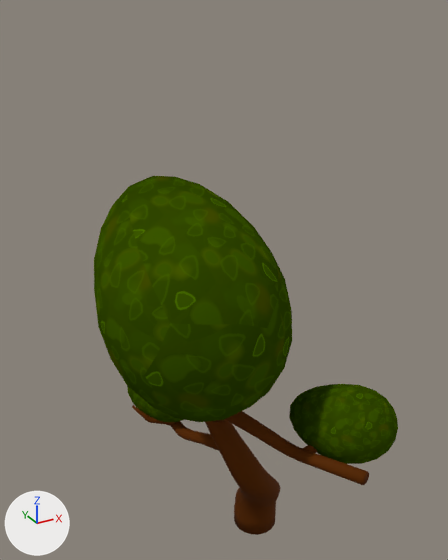
Before and after pictures for a commit that changed the Blender file Models/Tree.blend.
Rendered twice from a 50 mm camera at (-35.3, -55.4, 63.8) aimed at (6.0, 19.7, 26.2). Arrows for +X, +Y and +Z are at lower left; the lights stay in place.
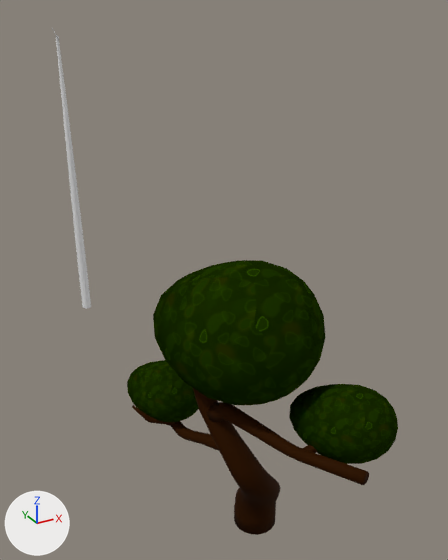
Commit message: Worked more on the tree

The change, as a list of edits to the scene's bpy script:
```text
Change mat_material_002:
    mat_material_002.base_color: (0.102, 0.0257, 0.00193) -> (0.0298, 0.00791, 0.0)  # brown #5a2c06 -> brown #301600
Change mat_material_001:
    where n3 = _N.new('ShaderNodeHueSaturation'); n3.name = 'Hue Saturation Value'
    add n3.inputs[2].default_value = 0.8  # 'Value'
    add n4 = _N.new('ShaderNodeGamma'); n4.name = 'Gamma'
    add n4.inputs[1].default_value = 1.3  # 'Gamma'
    where n0 = _N.new('ShaderNodeBsdfPrincipled'); n0.name = 'Principled BSDF'
    remove _L.new(n3.outputs[0], n0.inputs[0])  # 'Color' to 'Base Color'
    add _L.new(n3.outputs[0], n4.inputs[0])  # 'Color' to 'Color'
    add _L.new(n4.outputs[0], n0.inputs[0])  # 'Color' to 'Base Color'
Add me_cylinder_001:
    me_cylinder_001.from_pydata(...)  # 704 vertices, 644 faces; spans x -1.4..1.0, y -0.7..3.0, z -1.0..60.2
Change ob_icosphere_000:
    ob_icosphere_000.location: (-10.4, -5.1, 34.1) -> (-3.5, -5.5, 31.9)
    ob_icosphere_000.rotation_euler: (0.358, -0.15, -0.235) -> (-0.388, 0.062, 0.373)  # degrees (21, -8.6, -13) -> degrees (-22, 3.6, 21)
    ob_icosphere_000.scale: (9.94, 9.94, 9.94) -> (7.97, 6.95, 7.96)
Add ob_cylinder_003:
    ob_cylinder_003 = bpy.data.objects.new('Cylinder.003', me_cylinder_001)
    ob_cylinder_003.location = (0.0, 75.8, -0.1)
```

Where the change shows, as pixel boxes [x1, y1, x2, y2] in the pictures (448 x 560 px):
'Icosphere.000', recoloured, moved, turned, rescaled
    before: [94, 176, 292, 422]
    after: [153, 260, 325, 405]
'Icosphere.001', recoloured
    both: [289, 384, 398, 464]
'Cylinder', recoloured
    both: [193, 388, 280, 535]
'Icosphere.002', recoloured
    both: [127, 360, 199, 422]
'Cylinder.001', recoloured
    both: [207, 402, 369, 485]
'Cylinder.003', added
    after: [52, 28, 91, 309]
'Cylinder.002', recoloured
    both: [132, 405, 219, 451]
